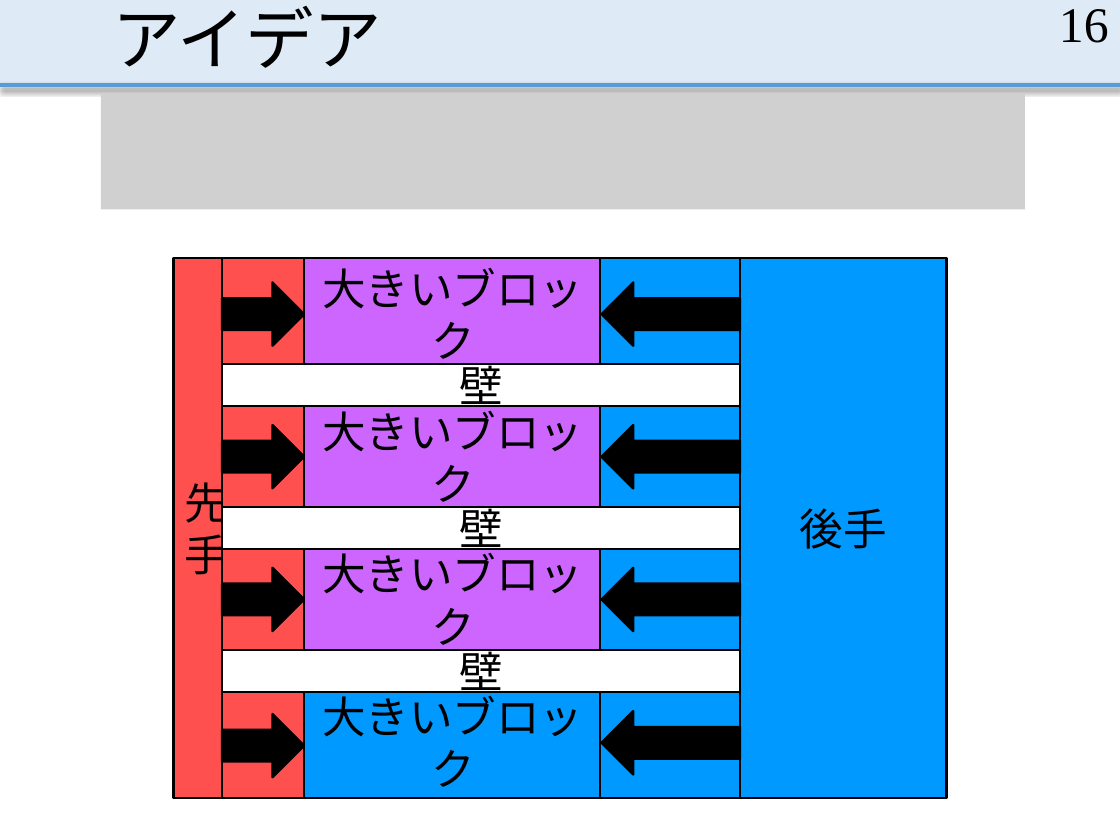
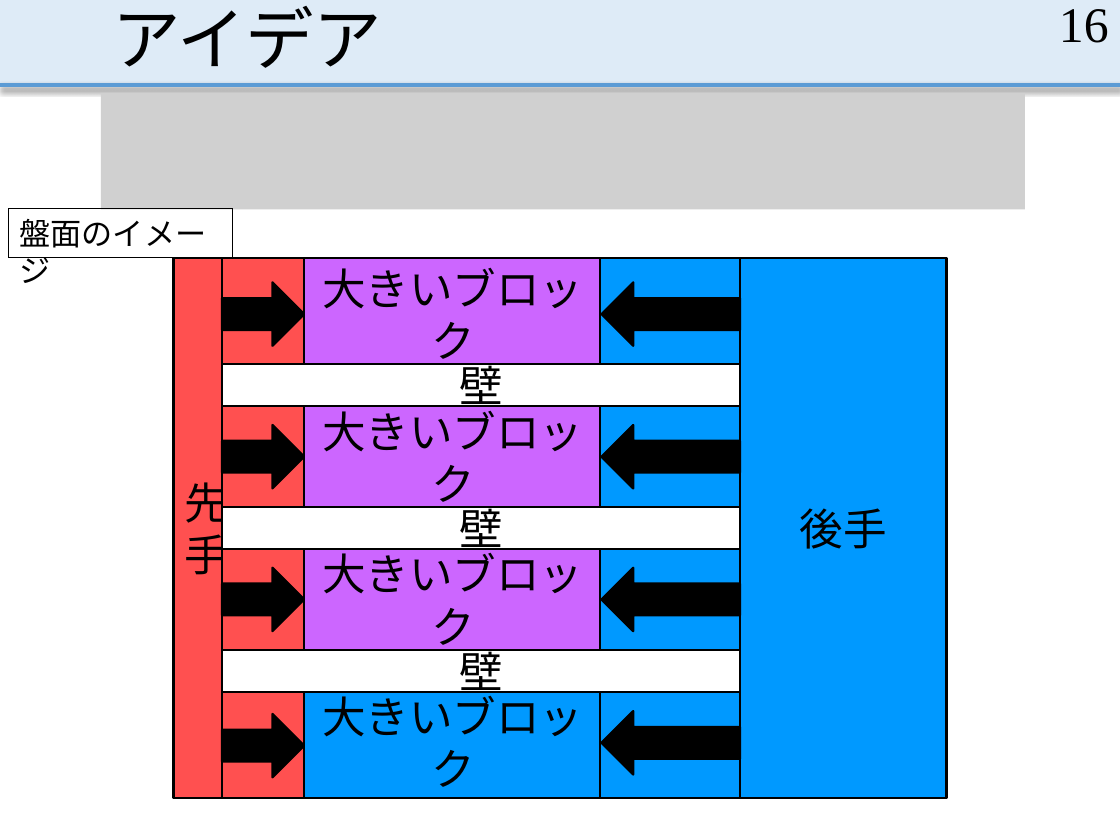
Before and after one commit to MasayaOda/SR, a slide deck: slide 16 of 190513oda.pptx. Drawn at 1120x840 pixels with LibreOffice and Linux fonts; fonts in the diff are those of the drawing; grey boxes stand for pictures. Boxes give left, top, right and bottom in pixels: in the first picture for what was removed or moved away, otherwise in the second. Text is boxed around its words. In the diff, an @@ line names an element or a change of style, - is before the commit and + after.

```diff
--- a/190513oda.pptx
+++ b/190513oda.pptx
@@ rectangle added at (x1=9, y1=208, x2=233, y2=258), outline #000000 0.75 pt, 20 pt, text #000000 @@
+盤面のイメージ
```
Also in this commit, not shown: 11 other slides changed, 2 other files.
